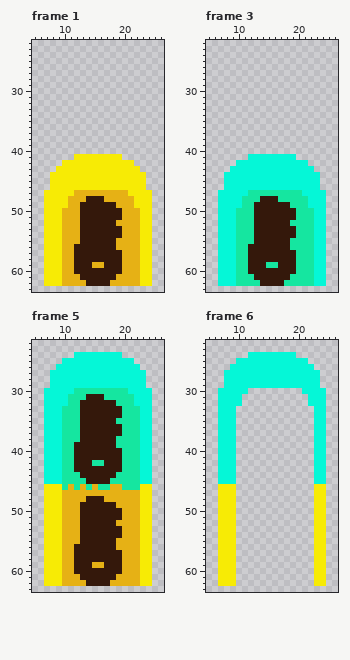
Two states of a pixel-art file, LudamDare49/Assets/Texture/Door.aseprite. This is how it looked before the edit.
32x64 pixels, 6 frames. Shown: frame 1: x 5..26, y 22..63; frame 3: x 5..26, y 22..63; frame 5: x 5..26, y 22..63; frame 6: x 5..26, y 22..63.
The same view after the edit:
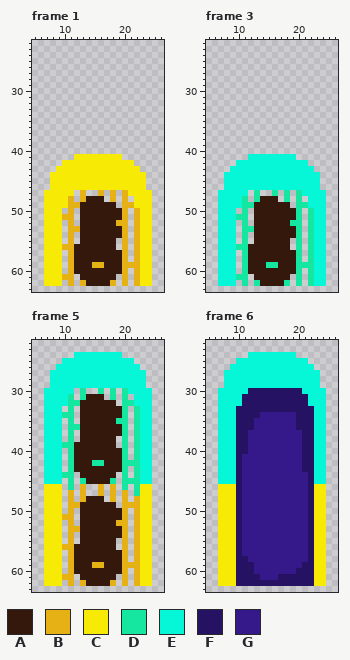
Palette (. is transparent): A #34180b  B #e6b115  C #f7eb05  D #15e6a0  E #05f7d7  F #261263  G #35198a
The edit:
Changed rows in their new state; - is an unchanged pixel.
Frame 1:
first column x 10:
47 --.-..-.-.--
48 --.----.-.-.
49 ---------.--
50 .-.--------.
51 --.--------.
52 .-.--------.
53 .----------.
54 .-.--------.
55 .-.------.-.
56 ---------.-.
57 .----------.
58 .----------.
59 .-----------
60 .----------.
61 --.------.-.
62 .-.------.-.
Frame 3: the same change as frame 1
Frame 5:
first column x 10:
30 --.-..-.-.---
31 --.----.-.-.-
32 ---------.---
33 .-.--------.-
34 --.--------.-
35 .-.--------.-
36 .----------.-
37 .-.--------.-
38 .-.------.-.-
39 ---------.-.-
40 .----------.-
41 .----------.-
42 .------------
43 .----------.-
44 --.------.-.-
45 .-.------.---
46 .D.-..B.-.-.-
47 .-.-..-.-.-.D
48 .-.----.-.-.-
49 .--------.---
50 .-.--------.-
51 --.--------.-
52 .-.--------.-
53 .----------.-
54 .-.--------.-
55 .-.------.-.-
56 ---------.-.-
57 .----------.-
58 .----------.-
59 .------------
60 .----------.-
61 --.------.-.-
62 .-.------.-.-
Frame 6:
first column x 10:
30 --FFFFFFFFF--
31 -FFFFFFFFFFF-
32 -FFFFFFFFFFF-
33 FFFFFFFFFFFFF
34 FFFFGGGGGGFFF
35 FFFGGGGGGGFFF
36 FFFGGGGGGGFFF
37 FFGGGGGGGGGFF
38 FFGGGGGGGGGFF
39 FFGGGGGGGGGFF
40 FFGGGGGGGGGFF
41 FGGGGGGGGGGFF
42 FGGGGGGGGGGFF
43 FGGGGGGGGGGFF
44 FGGGGGGGGGGGF
45 FGGGGGGGGGGGF
46 FGGGGGGGGGGGF
47 FGGGGGGGGGGGF
48 FGGGGGGGGGGGF
49 FGGGGGGGGGGGF
50 FGGGGGGGGGGGF
51 FGGGGGGGGGGGF
52 FGGGGGGGGGGGF
53 FGGGGGGGGGGGF
54 FGGGGGGGGGGGF
55 FGGGGGGGGGGGF
56 FGGGGGGGGGGGF
57 FGGGGGGGGGGGF
58 FFGGGGGGGGGGF
59 FFFGGGGGGGGFF
60 FFFGGGGGGGFFF
61 FFFFGGGFFFFFF
62 FFFFFFFFFFFFF
Pixel boxes of the changes (left, top, right, bottom) in both pictures:
erased: (62, 190, 134, 286)
erased: (236, 190, 308, 286)
changed: (62, 388, 140, 586)
added: (236, 388, 314, 586)
